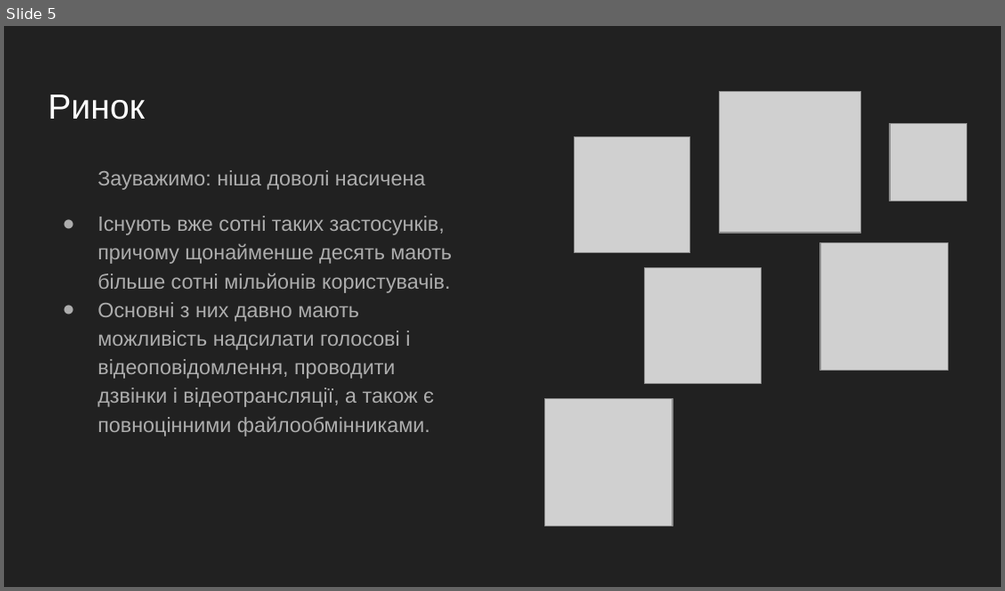
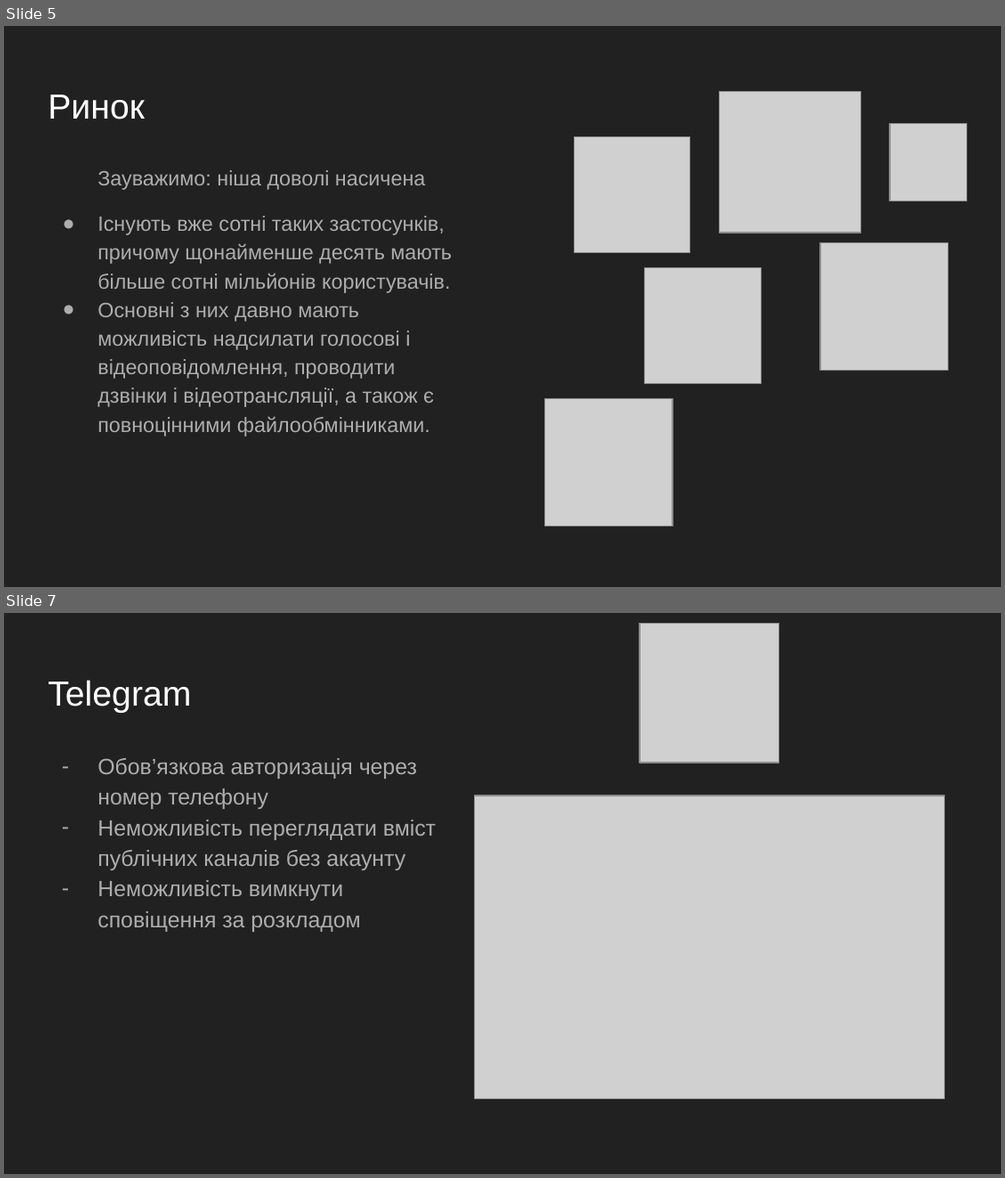
Before and after one commit to witalikh/JustAnotherMessagingApp, a slide deck: Documents/Just Another Messaging App.pptx. Shown one above the other, each under a label of ours: slide 5 before the commit, slides 5 and 7 after it; the slides between them are not shown. The pictures are 1005x591 and 1005x1178 pixels, drawn with LibreOffice and Linux fonts; fonts in the diff are those of the drawing; grey boxes stand for pictures. Boxes give left, top, right and bottom in pixels: in the first picture for what was removed or moved away, otherwise in the second. Text is boxed around its words. In the diff, an @@ line names an element or a change of style, - is before the commit and + after.

```diff
--- a/Documents/Just Another Messaging App.pptx
+++ b/Documents/Just Another Messaging App.pptx
@@ slide 7 added at [4, 613, 1001, 1174], background #212121 @@
@@ picture added at [639, 623, 778, 763] @@
@@ title added at [48, 680, 191, 713], 25.2 pt, text #FFFFFF @@
+Telegram
@@ text added at [97, 758, 436, 932], 16 pt, text #ADADAD @@
+– Обов’язкова авторизація через номер телефону
+– Неможливість переглядати вміст публічних каналів без акаунту
+– Неможливість вимкнути сповіщення за розкладом
@@ picture added at [475, 795, 945, 1098] @@
```
Also in this commit, not shown: 3 slides changed, 7 other slides added.
